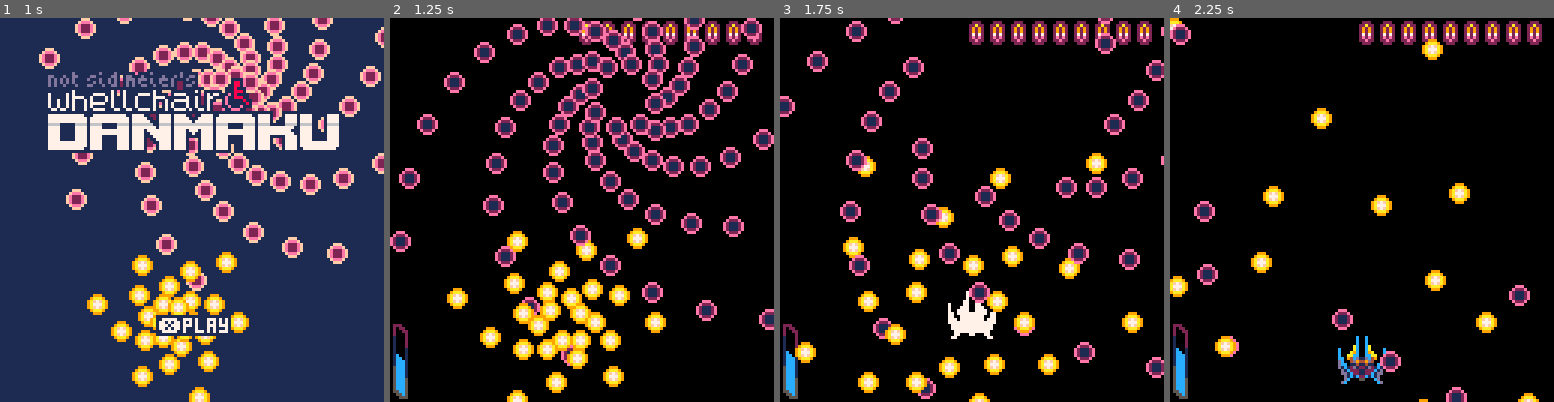
Above: before the commit, frames 1-4 (left to right).
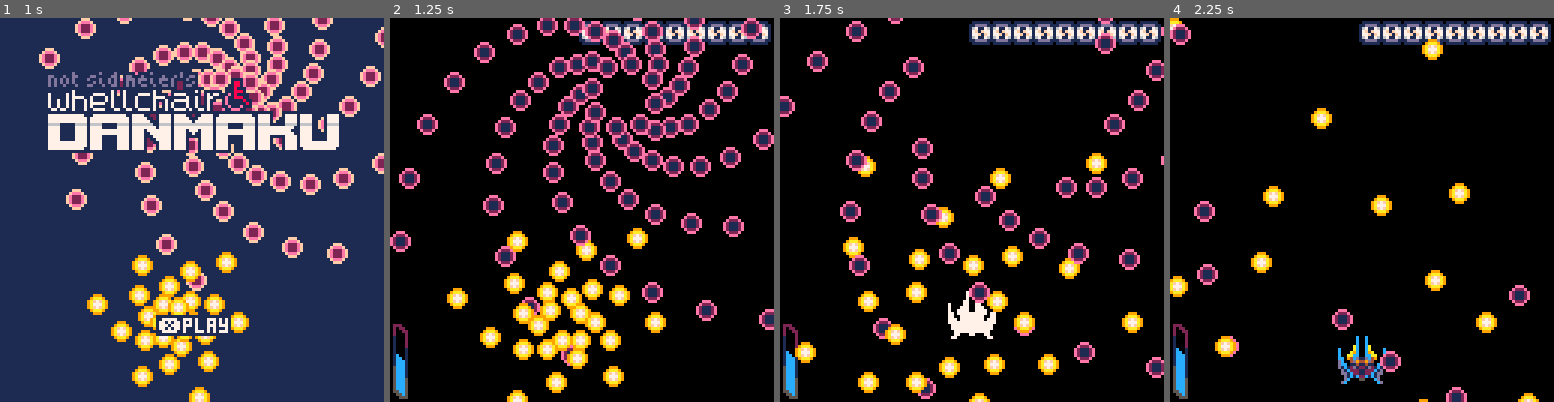
Above: after the commit, the same moments.

Repository: moechofe/pico8-mademoiselle-danmaku
Game: PICO-8 cartridge md.p8
Same seed, same stepped clock (60 frames per second), same inputs: the game is played once before the commit and once after it.
Inputs:
- Up to frame 1 (1 s): tap X (X key) at 0.33 s; tap O (Z key) at 0.7 s
- Up to frame 2 (1.25 s): tap X (X key) at 1.07 s
- Up to frame 3 (1.75 s): hold Right from 1.6 s (still down); tap O (Z key) at 1.7 s
- Up to frame 4 (2.25 s): tap X (X key) at 1.85 s; release Right at 2.1 s; tap O (Z key) at 2.1 s; hold Up from 2.15 s (still down)

Frame 1 is identical in both runs. In frame 2, 1.9% of the frame differs, in the area x 49-100%, y 0-8%; in frame 3, 2.8%; in frame 4, 2.9%.

Commit message:
import score digits from 0.22

Diff:
--- a/md.p8
+++ b/md.p8
@@ -1697,22 +1697,22 @@
 02000040002000042000000402000040000020040200004002000040002004000200004002000040ee000000005500502004200400420004077677001c100000
 00224400000244400222244000224400000004400022440000224400000440000022440000224400ee000000000550500440044044002440076067001c100000
 0000000000000000000000000000000000000000000000000000000000000000000000000000000000000000000055500000000000000000000000001c100000
-00000000000000000000000000000000000000000000000000000000000000000000000000000000888888888888888888888888888888888888888812288990
-004000000440000004400000044400000404000004440000004400000444000004440000044400000000000000000000000000000000000000000000228899a0
-04040000004000000004000000040000040400000400000004000000000400000404000004040000888888288228828888802888800002882000288228899aa0
-0404000000400000000400000040000004040000044000000400000000040000004000000404000080880808800880880080088028000800800280088899aa70
-0e0e000000e0000000e00000000e00000eee0000000e00000eee000000e000000e0e000000ee0000008800088008808800000880080028008208800028899aa0
-080800000080000008000000000800000008000000080000080800000080000008080000000800000088000880088088000008802800880088088000228899a0
-00800000088800000888000008800000000800000880000008880000008000000080000008800000008800088008808808000888800088008800820012288990
-00000000000000000000000000000000000000000000000000000000000000000000000000000000008800088888808888000880280088008800282000000000
-02220000222200002222000022222000222220002222200002222000222220002222200022222000008800088008808808000880088088008800028099989990
-22a220002a9200002a9220002a9920002a2920002a99200022a920002a9920002a9920002a992000008800088008808800000880088088008800008899e8e990
-29292000229200002229200022292000292920002922200029222000222920002929200029292000008800088008808800000880088028008200008899808990
-2929200002920000222920000292200029292000299220002922200002292000229220002929200000880008800880880080088028000800800800829e808e90
-27272000027200002272200002272000277720002227200027772000027220002727200022772000028820288228828888802888800002882002882098888890
-2e2e200022e220002e222000222e2000222e2000222e20002e2e200002e200002e2e2000222e20000000000000000000000000000000000000000000e88088e0
-22e220002eee20002eee20002ee22000022e20002ee220002eee200002e2000022e220002ee22000888888888888888888888888888888888888888888888880
-02220000222220002222200022220000022220002222000022222000022200000222000022220000000000000000000000000000000000000000000000000000
+02220000222200002222000022222000222220002222200002222000222220002222200022222000888888888888888888888888888888888888888812288990
+22a220002a9200002a9220002a9920002a2920002a99200022a920002a9920002a9920002a9920000000000000000000000000000000000000000000228899a0
+29292000229200002229200022292000292920002922200029222000222920002929200029292000888888288228828888802888800002882000288228899aa0
+2929200002920000222920000292200029292000299220002922200002292000229220002929200080880808800880880080088028000800800280088899aa70
+27272000027200002272200002272000277720002227200027772000027220002727200022772000008800088008808800000880080028008208800028899aa0
+2e2e200022e220002e222000222e2000222e2000222e20002e2e200002e200002e2e2000222e20000088000880088088000008802800880088088000228899a0
+22e220002eee20002eee20002ee22000022e20002ee220002eee200002e2000022e220002ee22000008800088008808808000888800088008800820012288990
+02220000222220002222200022220000022220002222000022222000022200000222000022220000008800088888808888000880280088008800282000000000
+01111110001111000111111011111111011110001111111101111110111111110111111001111110008800088008808808000880088088008800028099989990
+11dddd11011dd10011dddd1115dddd6101dd100016dddd5111ddd5101ddddd6111dddd1111dddd11008800088008808800000880088088008800008899e8e990
+16711761017771001511177111111761117110001671111116711110151111611671176116711761008800088008808800000880088028008200008899808990
+17f1f7710117710011111f71001ff71117711110177ff711177ff71111111771117ff71117f11f7100880008800880880080088028000800800800829e808e90
+177f1f71001ff100117ff71111111f7117f1ff1111111f7117f11f710011ff1117f11f71117ff771028820288228828888802888800002882002882098888890
+16711761011771101671111115111761167f776115111761167777610017711016711761011117610000000000000000000000000000000000000000e88088e0
+11dddd1101dddd1016dddd5111dddd111111dd1111dddd1111dddd11001dd10011dddd110015dd11888888888888888888888888888888888888888888888880
+01111110011111101111111101111110000111100111111001111110001111000111111000111110000000000000000000000000000000000000000000000000
 00000000008800000000000000002044000000000000000000000000005500000000000bbbbb35555112888215d5512200030000bbb3000000000dddd6888888
 0000000d08228800000000520002844f000000000000000000000000005d5500000000bbbbb3b355b88888215d55122200000000bbb3000000000d6d6d888822
 000dd4fd822e228020005582002844ff0000000000000000000000000005d55000000bbbbbbbbb33bb8882156d5122220000000bbb330000000006d6d68822ee
